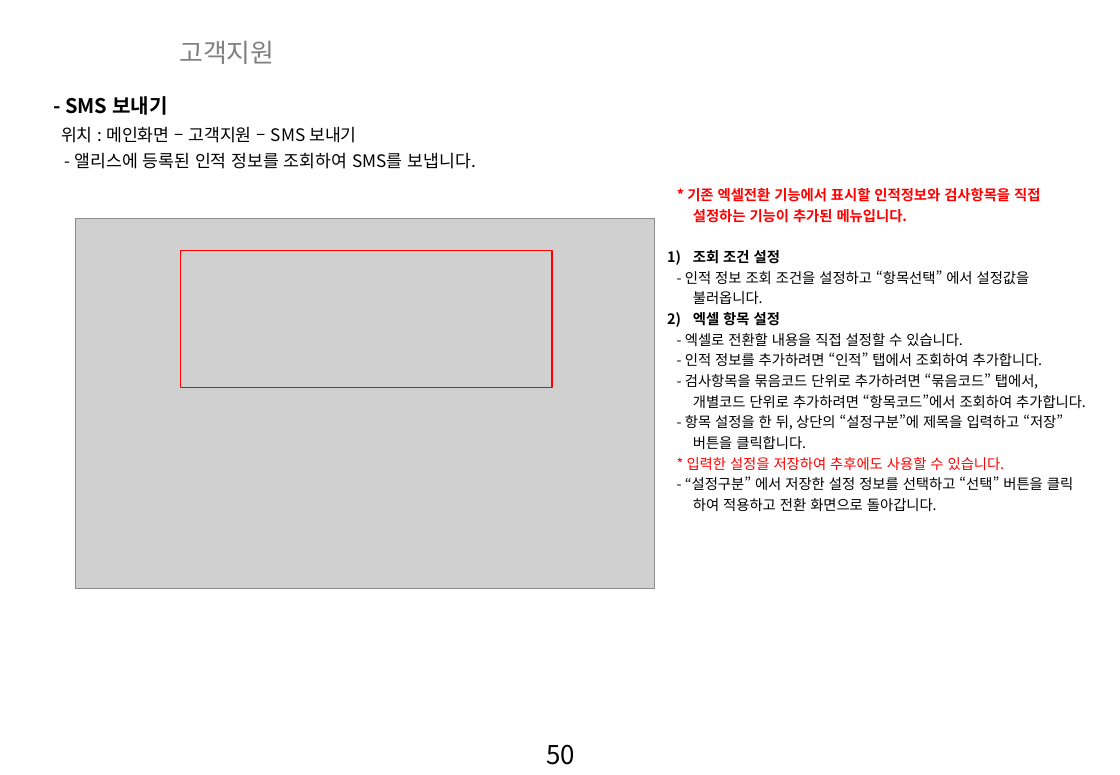
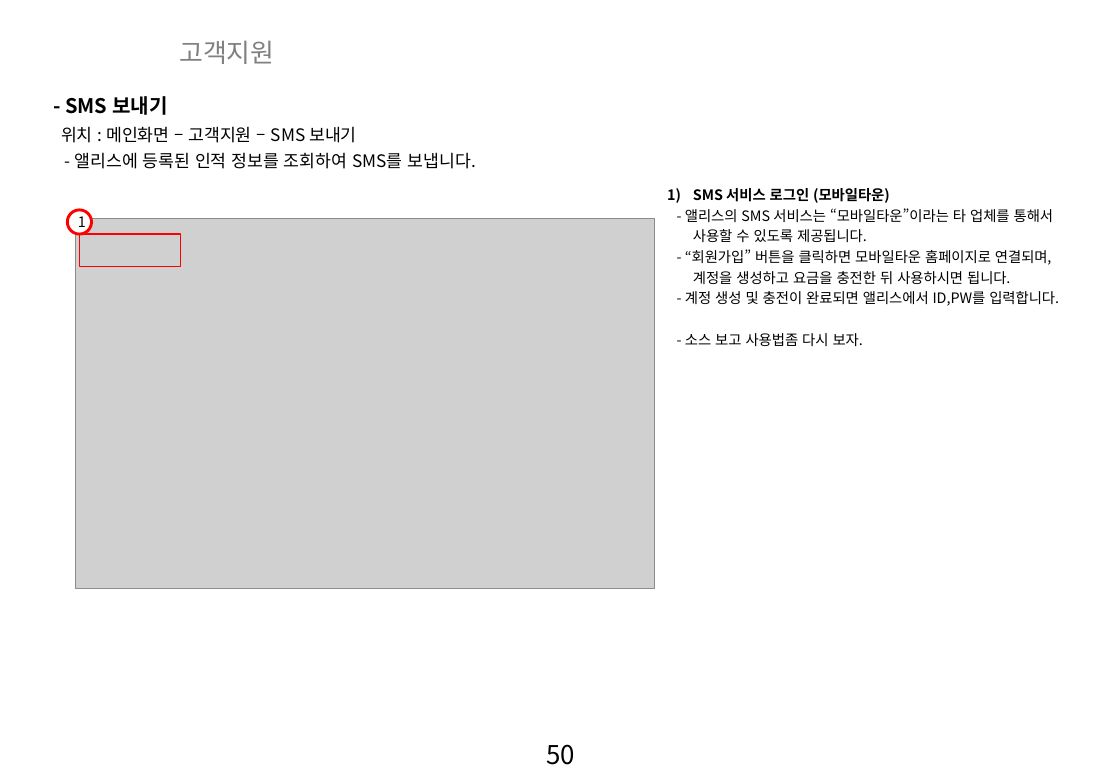
Before and after one commit to zooxop/ailiss_manual, a slide deck: slide 51 of manual/앨리스_매뉴얼_작업중.pptx. Drawn at 1120x775 pixels with LibreOffice and Linux fonts; fonts in the diff are those of the drawing; grey boxes stand for pictures; background and template pictures are left out. Boxes give left, top, right and bottom in pixels: in the first picture for what was removed or moved away, otherwise in the second. Text is boxed around its words. In the diff, an @@ line names an element or a change of style, - is before the commit and + after.

Commit message:
SMS랑 원격만 하면 고객지원 끝

```diff
--- a/manual/앨리스_매뉴얼_작업중.pptx
+++ b/manual/앨리스_매뉴얼_작업중.pptx
@@ text at (685,188,1059,346): text changed @@
-* 기존 엑셀전환 기능에서 표시할 인적정보와 검사항목을 직접 설정하는 기능이 추가된 메뉴입니다.
-1) 조회 조건 설정
-- 인적 정보 조회 조건을 설정하고 “항목선택” 에서 설정값을
-불러옵니다.
-2) 엑셀 항목 설정
-- 엑셀로 전환할 내용을 직접 설정할 수 있습니다.
-- 인적 정보를 추가하려면 “인적” 탭에서 조회하여 추가합니다.
-- 검사항목을 묶음코드 단위로 추가하려면 “묶음코드” 탭에서,
-개별코드 단위로 추가하려면 “항목코드”에서 조회하여 추가합니다.
-- 항목 설정을 한 뒤, 상단의 “설정구분”에 제목을 입력하고 “저장”
-버튼을 클릭합니다.
-* 입력한 설정을 저장하여 추후에도 사용할 수 있습니다.
-- “설정구분” 에서 저장한 설정 정보를 선택하고 “선택” 버튼을 클릭
-하여 적용하고 전환 화면으로 돌아갑니다.
+1) SMS 서비스 로그인 (모바일타운)
+- 앨리스의 SMS 서비스는 “모바일타운”이라는 타 업체를 통해서
+사용할 수 있도록 제공됩니다.
+- “회원가입” 버튼을 클릭하면 모바일타운 홈페이지로 연결되며,
+계정을 생성하고 요금을 충전한 뒤 사용하시면 됩니다.
+- 계정 생성 및 충전이 완료되면 앨리스에서 ID,PW를 입력합니다.
+- 소스 보고 사용법좀 다시 보자.
@@ ellipse added at (67,210,91,234), fill #FFFFFF, outline #FF0000 2 pt, 10 pt, text #000000 @@
+1
@@ rectangle: place and size @@
-rectangle at (180,250,551,388)
+rectangle at (80,235,180,267)
```
Also in this commit, not shown: 4 slides added.
